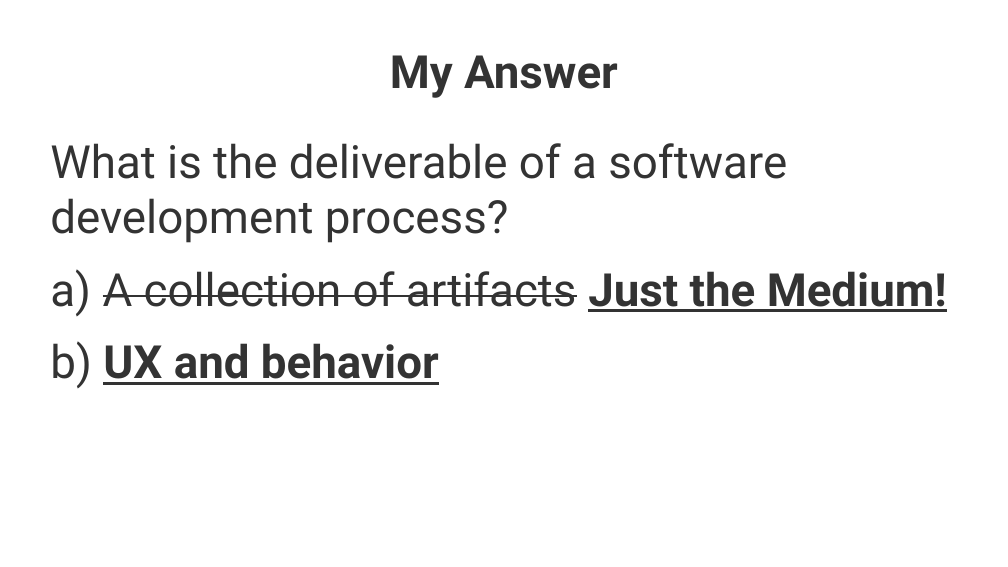
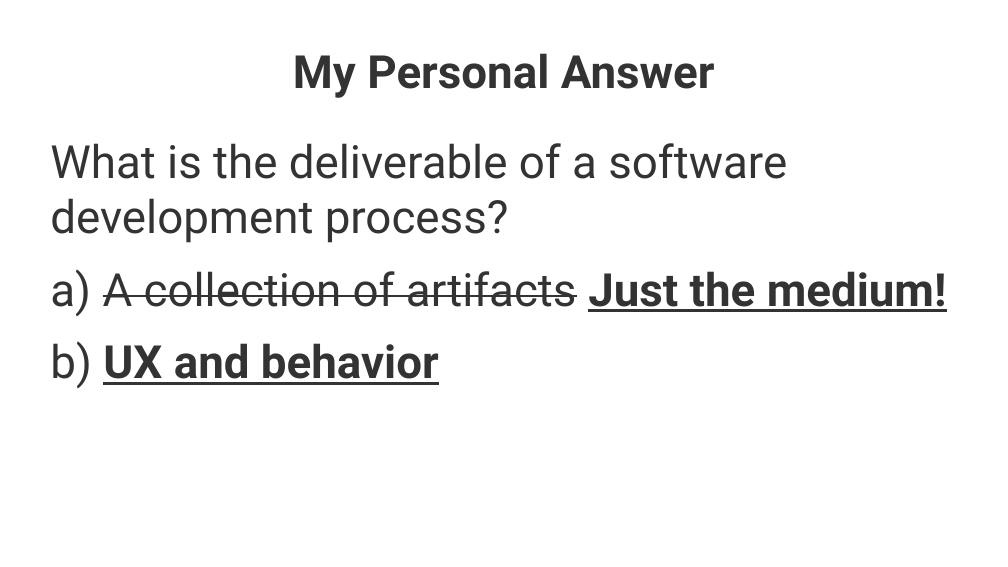
Before and after one commit to maxmeffert/SystemTesting, a slide deck: slide 4 of Presentation/Presentation.odp (slide 11 before the commit). Drawn at 1008x567 pixels with LibreOffice and Linux fonts; fonts in the diff are those of the drawing; background and template pictures are left out. Boxes give left, top, right and bottom in pixels: in the first picture for what was removed or moved away, otherwise in the second. Text is boxed around its words. In the diff, an @@ line names an element or a change of style, - is before the commit and + after.

```diff
--- a/Presentation/Presentation.odp
+++ b/Presentation/Presentation.odp
@@ title at <box>293,53,715,98</box>: text changed @@
-My Answer
+My Personal Answer
@@ text at <box>50,269,947,316</box>: text changed @@
-a) A collection of artifacts Just the Medium!
+a) A collection of artifacts Just the medium!
```
Also in this commit, not shown: 4 other slides changed, 10 slides added, 3 slides removed, 1 other file.
